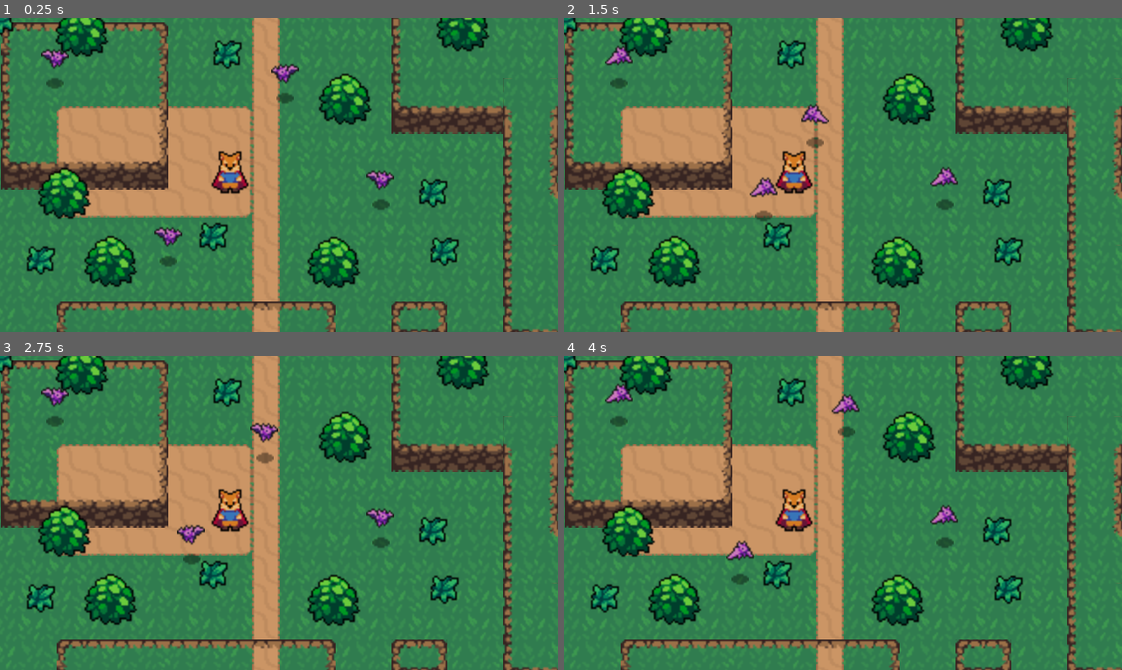
Above: before the commit, frames 1-4 (two rows, left to right).
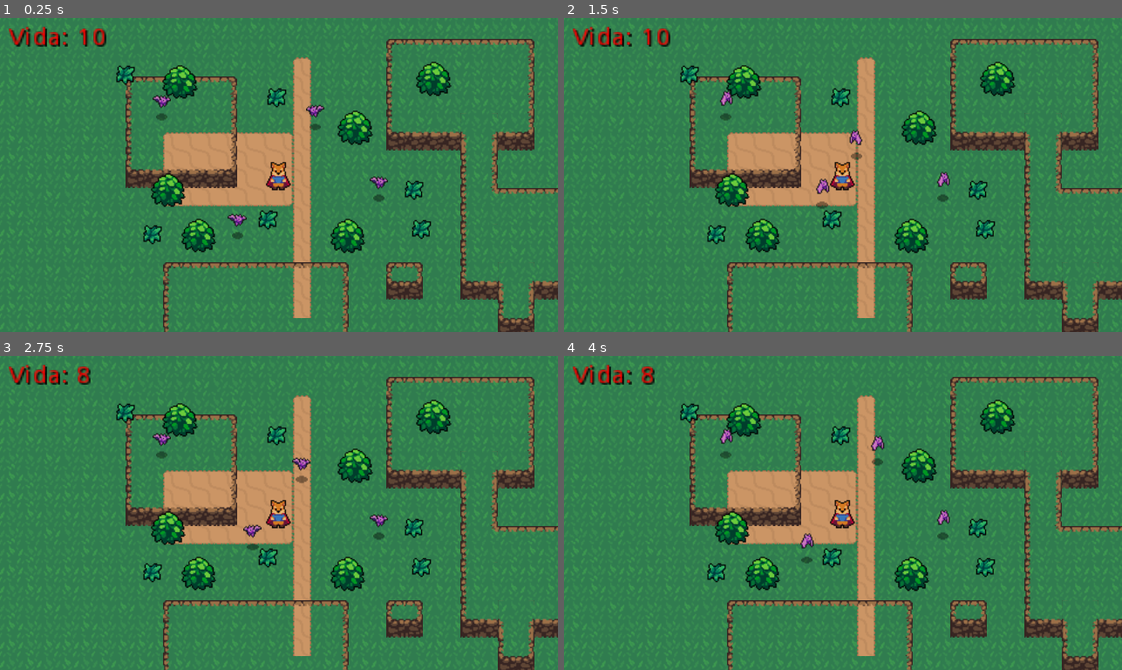
Above: after the commit, the same moments.

Repository: leooliveiraz/godotRPG
Game: Godot game, scene res://World.tscn
Same seed, same stepped clock (60 frames per second), same inputs: the game is played once before the commit and once after it.
Inputs:
- Up to frame 1 (0.25 s): no input
- Up to frame 2 (1.5 s): no input
- Up to frame 3 (2.75 s): no input
- Up to frame 4 (4 s): no input

The runs differ from the first frame. In frame 1, 43% of the frame differs, in the area x 0-100%, y 0-100%; in frame 2, 43%; in frame 3, 43%; in frame 4, 43%.

Commit message:
vida e camera

Diff:
--- a/Morcego.tscn
+++ b/Morcego.tscn
@@ -61,7 +61,7 @@
 [node name="AnimatedSprite" type="AnimatedSprite" parent="."]
 position = Vector2( 0, -12.3744 )
 frames = SubResource( 6 )
-frame = 1
+frame = 2
 playing = true
 
 [node name="SmallShadow" type="Sprite" parent="."]
--- a/Player.tscn
+++ b/Player.tscn
@@ -678,6 +678,10 @@
 [node name="CollisionShape2D" parent="Hurtbox" index="0"]
 position = Vector2( 0, 5 )
 shape = SubResource( 65 )
+
+[node name="Camera2D2" type="Camera2D" parent="."]
+current = true
+zoom = Vector2( 1.5, 1.5 )
 [connection signal="area_entered" from="Hurtbox" to="." method="_on_Hurtbox_area_entered"]
 
 [editable path="HitboxPivot/SwordHitbox"]
--- /dev/null
+++ b/UIVida.tscn
@@ -0,0 +1,25 @@
+[gd_scene load_steps=2 format=2]
+
+[ext_resource path="res://scripts/UIVida.gd" type="Script" id=1]
+
+[node name="UIVida" type="Control"]
+script = ExtResource( 1 )
+__meta__ = {
+"_edit_use_anchors_": false
+}
+
+[node name="RichTextLabel" type="RichTextLabel" parent="."]
+margin_left = 5.0
+margin_top = 5.0
+margin_right = 123.0
+margin_bottom = 46.0
+rect_scale = Vector2( 1.09857, 0.942942 )
+custom_colors/default_color = Color( 0.996078, 0, 0, 1 )
+custom_colors/font_color_selected = Color( 0.937255, 0.0980392, 0.196078, 1 )
+custom_colors/font_color_shadow = Color( 0, 0, 0, 1 )
+visible_characters = 19
+tab_size = 5
+text = "Vida: "
+__meta__ = {
+"_edit_use_anchors_": false
+}
--- a/World.tscn
+++ b/World.tscn
@@ -7,6 +7,7 @@
 [ext_resource path="res://resources/World/CliffTileset.png" type="Texture" id=5]
 [ext_resource path="res://Matinho.tscn" type="PackedScene" id=6]
 [ext_resource path="res://Morcego.tscn" type="PackedScene" id=7]
+[ext_resource path="res://UIVida.tscn" type="PackedScene" id=8]
 
 [sub_resource type="TileSet" id=1]
 0/name = "DirtTileset.png 0"
@@ -632,3 +633,7 @@
 
 [node name="Morcego4" parent="Node2D" instance=ExtResource( 7 )]
 position = Vector2( 163.422, 43.7789 )
+
+[node name="CanvasLayer" type="CanvasLayer" parent="."]
+
+[node name="UIVida" parent="CanvasLayer" instance=ExtResource( 8 )]
--- a/project.godot
+++ b/project.godot
@@ -22,6 +22,7 @@
 [autoload]
 
 PlayerStatus="*res://PlayerStatus.tscn"
+UiVida="*res://UIVida.tscn"
 
 [display]
 
--- a/scripts/Player.gd
+++ b/scripts/Player.gd
@@ -21,6 +21,7 @@
 onready var animationState = animationTree.get("parameters/playback")
 onready var swordHitobox = $HitboxPivot/SwordHitbox
 onready var hurtbox = $Hurtbox
+
 
 func _ready():
 	status.connect("no_health",self,"queue_free")
--- a/scripts/Status.gd
+++ b/scripts/Status.gd
@@ -4,8 +4,10 @@
 onready var health = max_health setget set_health
 
 signal no_health
+signal health_changed(value)
 
 func set_health(value):
 	health = value
+	emit_signal("health_changed", health)
 	if health <= 0:
 		emit_signal("no_health")
--- /dev/null
+++ b/scripts/UIVida.gd
@@ -0,0 +1,15 @@
+extends Node
+
+onready var texto = $RichTextLabel
+var vida = 999 setget set_vida
+
+func _ready():
+	atualizar_vida(PlayerStatus.health)
+	PlayerStatus.connect("health_changed",self,"set_vida")
+
+func set_vida(value):
+	vida = value
+	atualizar_vida(PlayerStatus.health)
+
+func atualizar_vida(vida):
+	texto.text = str("Vida: ",vida)
Not shown: 2 places in Player.tscn that only renumber resources
Not shown: 1 places in World.tscn that only renumber resources
